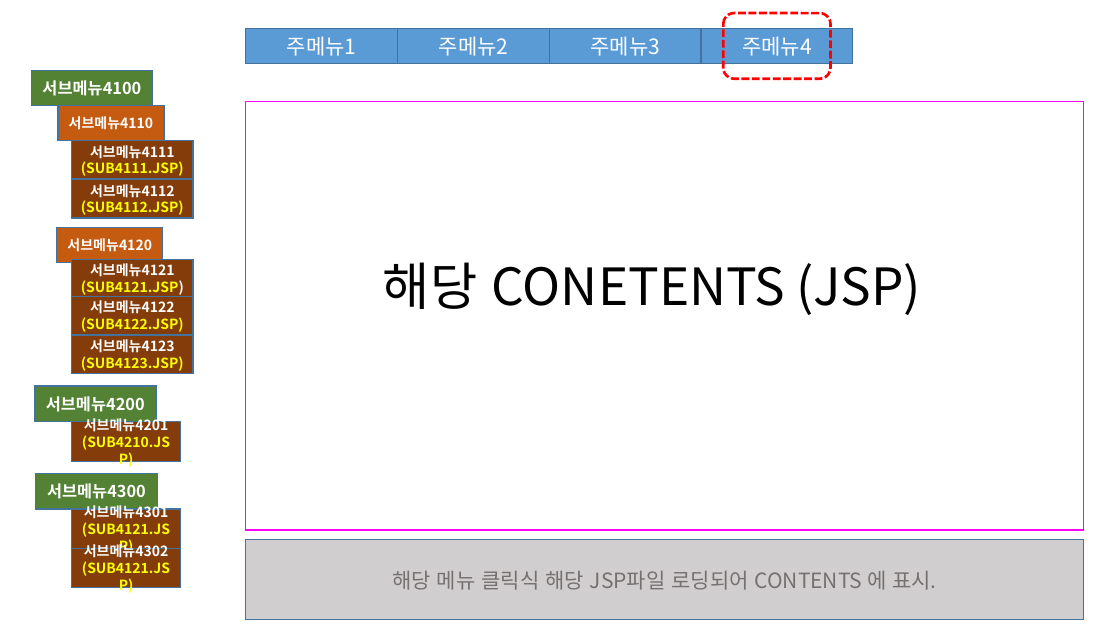
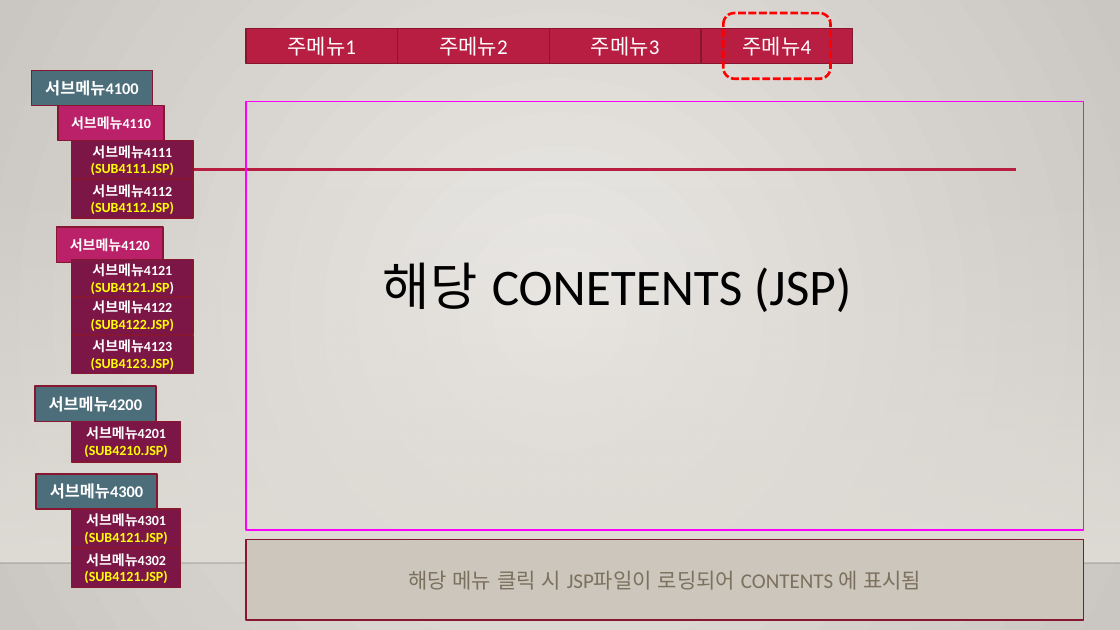
Before and after one commit to SniperDitto/save, a slide deck: slide 7 of 2022JAVA_YSH 1/자료 (1) (1)/권한관리 데이터베이스.pptx. Drawn at 1120x630 pixels with LibreOffice and Linux fonts; fonts in the diff are those of the drawing; background and template pictures are left out. Boxes give left, top, right and bottom in pixels: in the first picture for what was removed or moved away, otherwise in the second. Text is boxed around its words. In the diff, an @@ line names an element or a change of style, - is before the commit and + after.

```diff
--- a/2022JAVA_YSH 1/자료 (1) (1)/권한관리 데이터베이스.pptx
+++ b/2022JAVA_YSH 1/자료 (1) (1)/권한관리 데이터베이스.pptx
@@ background #FFFFFF to gradient #ECEAE7 to #CAC7C1 @@
@@ font Noto Sans CJK KR to Calibri; fill #5B9BD5 to #B71E42; outline #43739E 1 pt to #871631 1.25 pt in 4 elements at [246,29,398,64], [397,29,549,64], [549,29,702,64], [702,29,854,64] @@
@@ rectangle "서브메뉴4100" at [31,71,153,106]: font Noto Sans CJK KR to Calibri; fill #548235 to #4C6E7A; outline #43739E 1 pt to #871631 1.25 pt @@
@@ rectangle "서브메뉴4110" at [58,106,164,141]: font Noto Sans CJK KR to Calibri; fill #C55A11 to #BA2169; outline #43739E 1 pt to #871631 1.25 pt @@
@@ rectangle at [246,102,1084,530]: outline #FF00FF 1 pt to #FF00FF 1.25 pt @@
@@ line added from (134, 170) to (1017, 170), #B71E42 2.5 pt @@
@@ rectangle added at [0,186,1120,563], fill gradient #DFDBD5 @@
@@ rectangle "서브메뉴4120" at [57,227,163,262]: font Noto Sans CJK KR to Calibri; fill #C55A11 to #BA2169; outline #43739E 1 pt to #871631 1.25 pt @@
@@ text "해당 CONETENTS (JSP)" at [383,262,851,312]: font Noto Sans CJK KR to Calibri @@
@@ rectangle "서브메뉴4200" at [34,386,156,422]: font Noto Sans CJK KR to Calibri; fill #548235 to #4C6E7A; outline #43739E 1.5 pt to #871631 1.5 pt @@
@@ rectangle "서브메뉴4300" at [36,474,158,509]: font Noto Sans CJK KR to Calibri; fill #548235 to #4C6E7A; outline #43739E 1 pt to #871631 1.25 pt @@
@@ line added from (0, 563) to (1120, 563), #000001 1 pt @@
@@ font Noto Sans CJK KR to Calibri; fill #843C0B to #7C1646; outline #43739E 1 pt to #871631 1.25 pt in 8 elements at [71,141,193,180], [71,180,193,218], [71,260,193,297], [71,297,193,334], [71,335,193,373], [71,422,181,462], [71,509,181,549], [71,549,181,588] @@
@@ rectangle "해당 메뉴 클릭 시 JSP파일이 ..." at [246,540,1084,620]: fill #D0CECE to #CCC6BC; outline #43739E 1 pt to #871631 1.25 pt @@
@@ text in rectangle at [408,571,921,590]: text changed; font Noto Sans CJK KR to Calibri; text colour #767171 to #7C705E @@
-해당 메뉴 클릭식 해당 JSP파일 로딩되어 CONTENTS 에 표시.
+해당 메뉴 클릭 시 JSP파일이 로딩되어 CONTENTS 에 표시됨
```
Also in this commit, not shown: 12 other slides changed, 3 slides removed, 8 other files.
